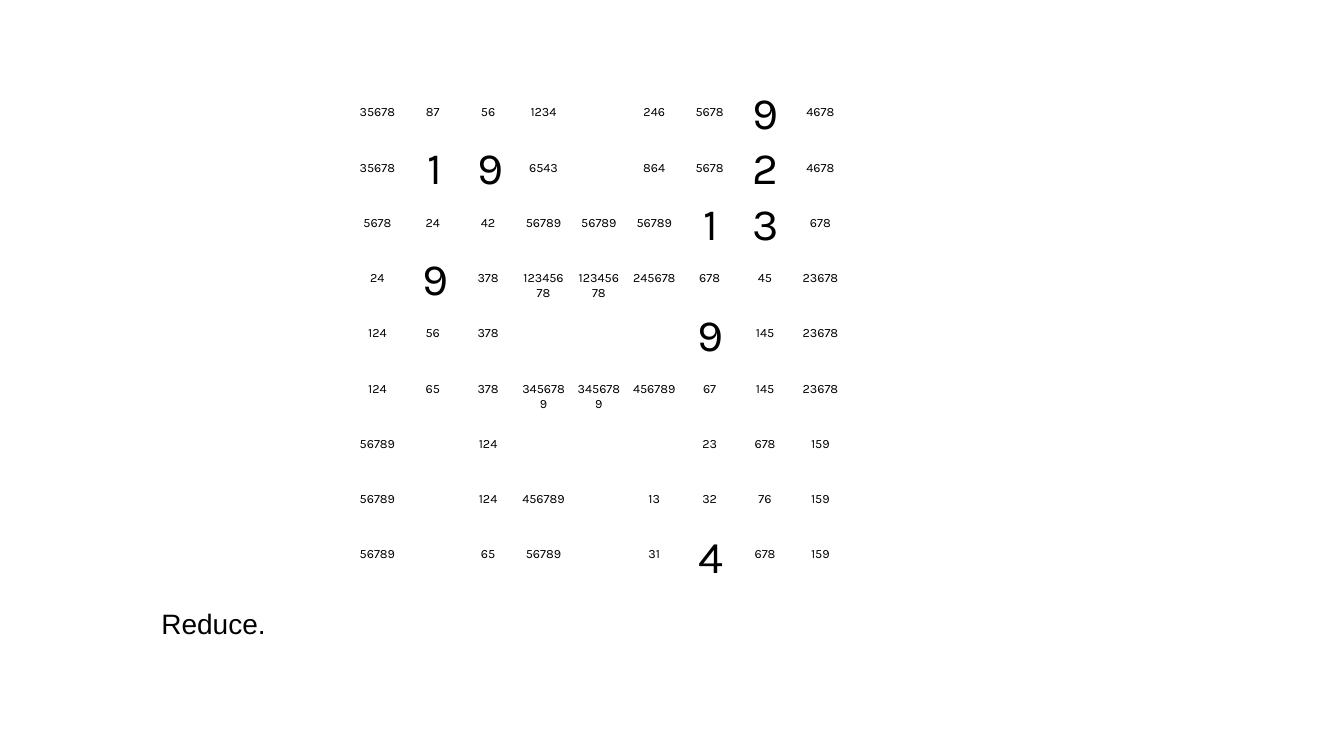
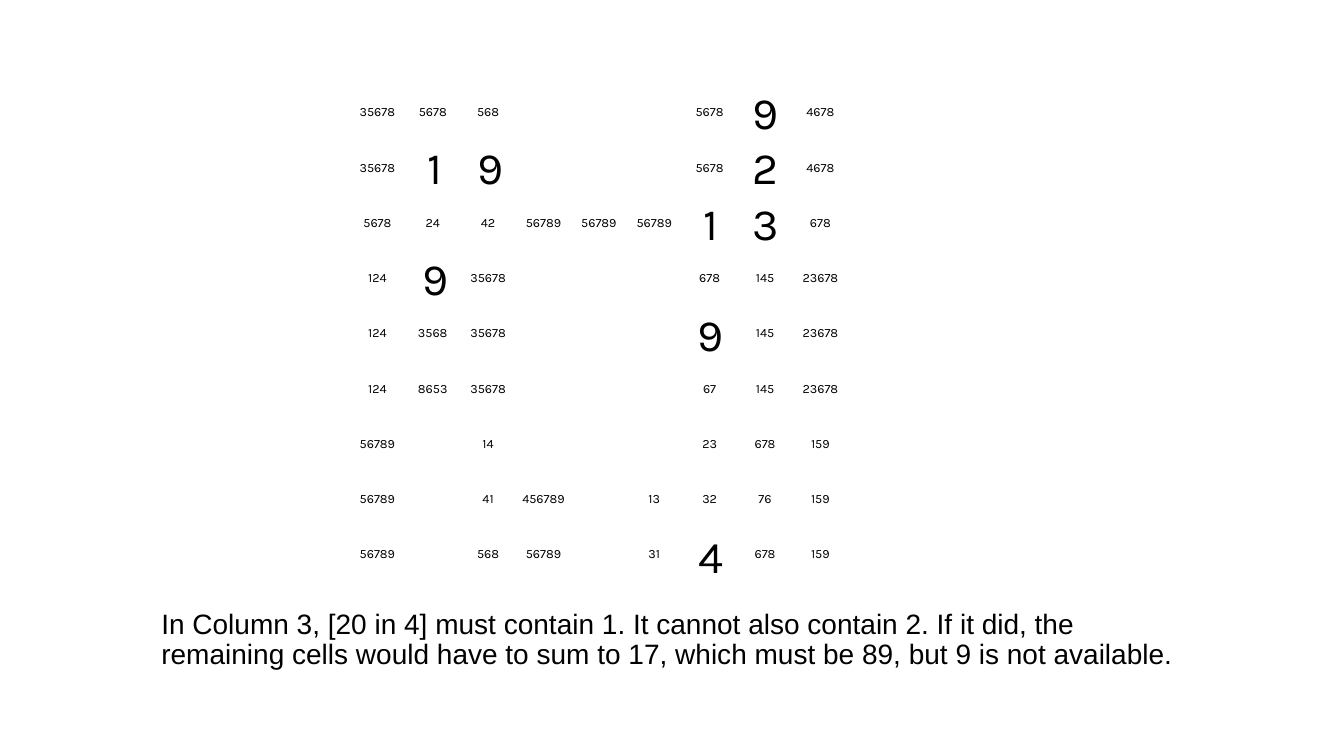
Before and after one commit to jhardis/WSJ_Number_Puzzles, a slide deck: slide 28 of 20260905_1.pptx (slide 43 before the commit). Drawn at 1344x756 pixels with LibreOffice and Linux fonts; fonts in the diff are those of the drawing; background and template pictures are left out. Boxes give left, top, right and bottom in pixels: in the first picture for what was removed or moved away, otherwise in the second. Text is boxed around its words. In the diff, an @@ line names an element or a change of style, - is before the commit and + after.

```diff
--- a/20260905_1.pptx
+++ b/20260905_1.pptx
@@ text at <box>419,108,447,116</box>: text changed @@
-87
+5678
@@ text at <box>477,108,499,116</box>: text changed @@
-56
+568
@@ text removed at <box>531,108,557,116</box> @@
-1234
@@ text removed at <box>643,108,665,116</box> @@
-246
@@ text removed at <box>529,164,558,172</box> @@
-6543
@@ text removed at <box>643,164,665,172</box> @@
-864
@@ text "124": place and size @@
-text "124" at <box>479,440,497,448</box>
+text "124" at <box>368,274,386,282</box>
@@ text removed at <box>512,265,575,306</box> @@
-12345678
@@ text removed at <box>568,265,630,306</box> @@
-12345678
@@ text removed at <box>370,274,384,282</box> @@
-24
@@ text at <box>470,274,505,282</box>: text changed @@
-378
+35678
@@ text removed at <box>633,274,675,282</box> @@
-245678
@@ text at <box>756,274,774,282</box>: text changed @@
-45
+145
@@ text at <box>418,329,448,337</box>: text changed @@
-56
+3568
@@ text at <box>470,329,505,337</box>: text changed @@
-378
+35678
@@ text at <box>418,385,448,393</box>: text changed @@
-65
+8653
@@ text at <box>470,385,505,393</box>: text changed @@
-378
+35678
@@ text removed at <box>512,376,575,416</box> @@
-3456789
@@ text removed at <box>568,376,630,416</box> @@
-3456789
@@ text removed at <box>633,385,675,393</box> @@
-456789
@@ text added at <box>482,440,493,448</box>, 9 pt, text #000000 @@
+14
@@ text at <box>482,495,493,503</box>: text changed @@
-124
+41
@@ text at <box>477,550,499,558</box>: text changed @@
-65
+568
@@ text at <box>161,613,1172,669</box>: text changed @@
-Reduce.
+In Column 3, [20 in 4] must contain 1. It cannot also contain 2. If it did, the remaining cells would have to sum to 17, which must be 89, but 9 is not available.
```
Also in this commit, not shown: 51 other slides changed, 8 slides added, 23 slides removed.
